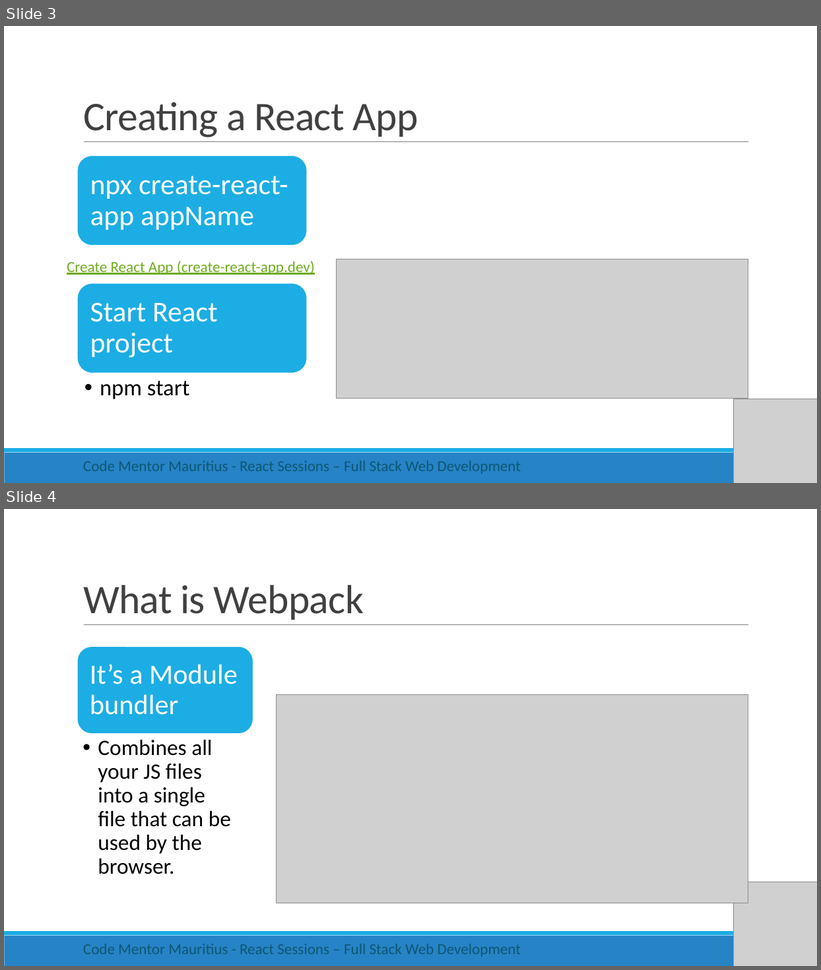
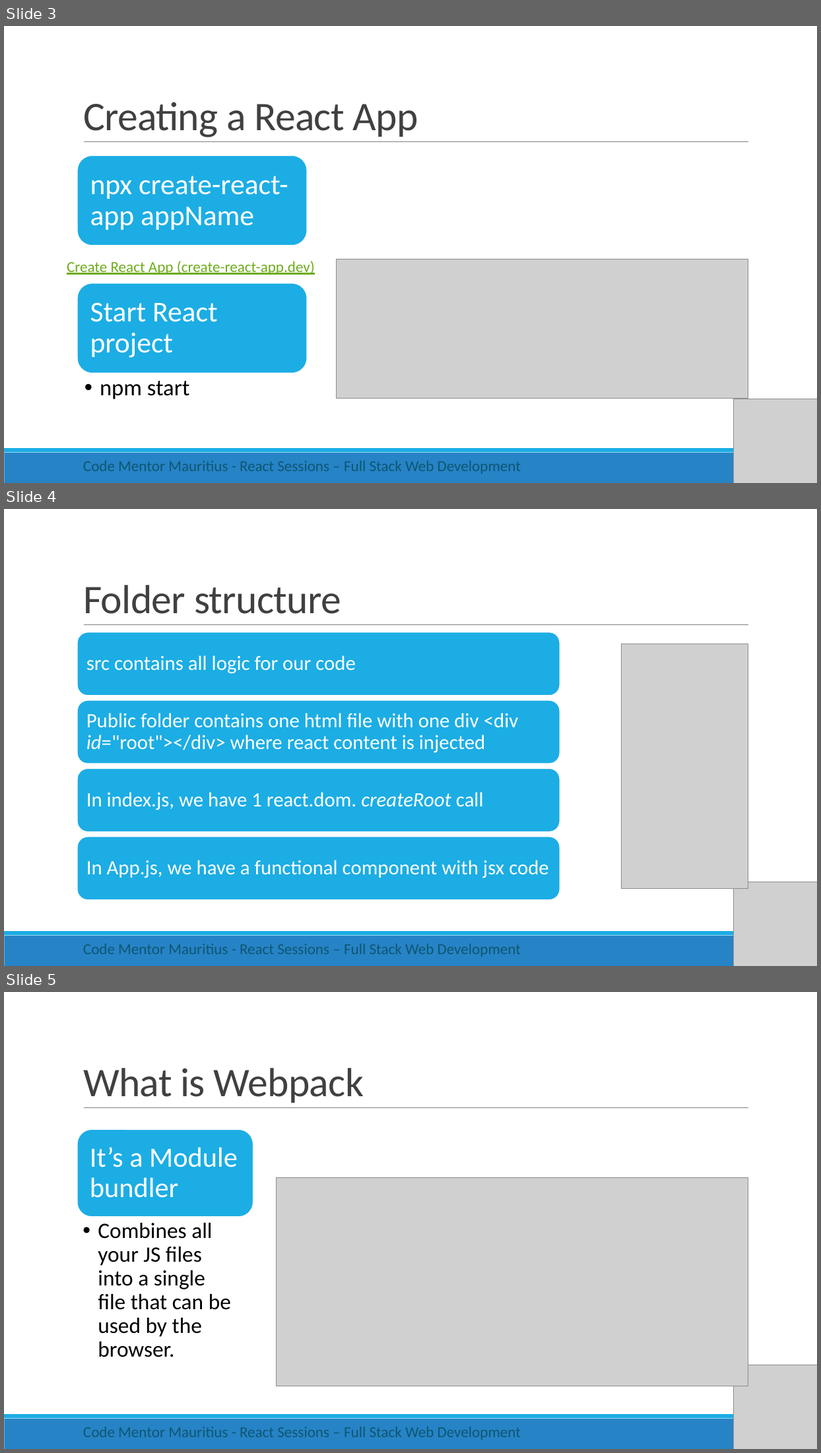
Before and after one commit to rishigujadhur1/Slides, a slide deck: React/React Session 1.pptx. Shown one above the other, each under a label of ours: slides 3 and 4 before the commit, slides 3, 4 and 5 after it. The pictures are 821x970 and 821x1453 pixels, drawn with LibreOffice and Linux fonts; fonts in the diff are those of the drawing; grey boxes stand for pictures. Boxes give left, top, right and bottom in pixels: in the first picture for what was removed or moved away, otherwise in the second. Text is boxed around its words. In the diff, an @@ line names an element or a change of style, - is before the commit and + after.

```diff
--- a/React/React Session 1.pptx
+++ b/React/React Session 1.pptx
@@ slide 4 added at <box>4,509,817,966</box>, background #FFFFFF; not listed: 3 template elements that a slide beside it also shows @@
@@ title added at <box>83,585,341,614</box>, 48 pt, text #404040 @@
+Folder structure
@@ picture added at <box>622,644,748,889</box> @@
@@ group added at <box>77,632,560,900</box>: 4 rounded rectangles, 4 texts @@
+src contains all logic for our code
+Public folder contains one html file with one div <div id="root"></div> where react content is injected
+In index.js, we have 1 react.dom. createRoot call
+In App.js, we have a functional component with jsx code
@@ picture added at <box>734,883,817,966</box> @@
@@ text added at <box>83,944,521,957</box>, 18 pt, text #0E5772 @@
+Code Mentor Mauritius - React Sessions – Full Stack Web Development
@@ what was slide 4 is now slide 5 @@
```
Also in this commit, not shown: 3 slides changed, 4 other slides added.
